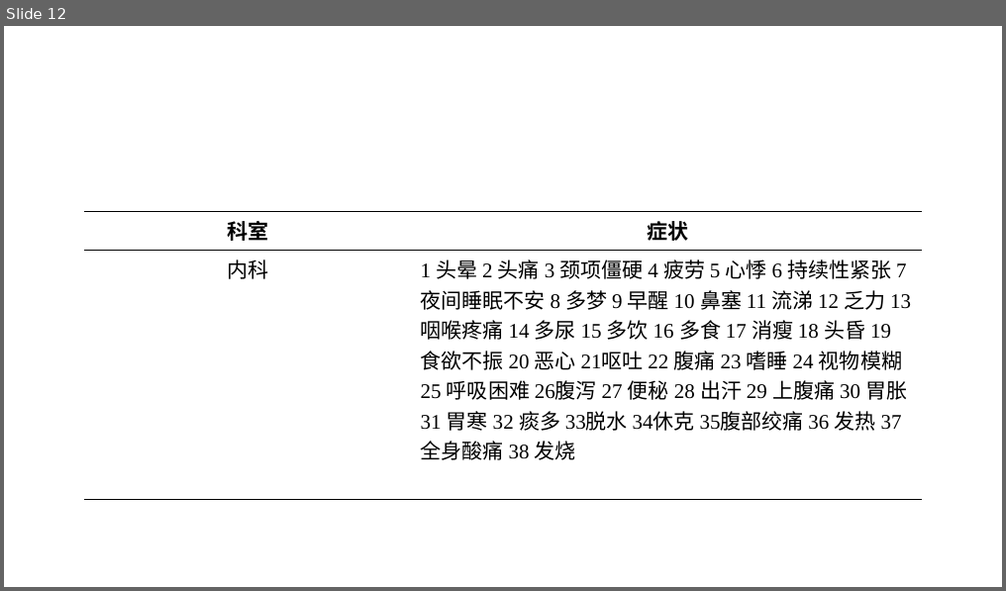
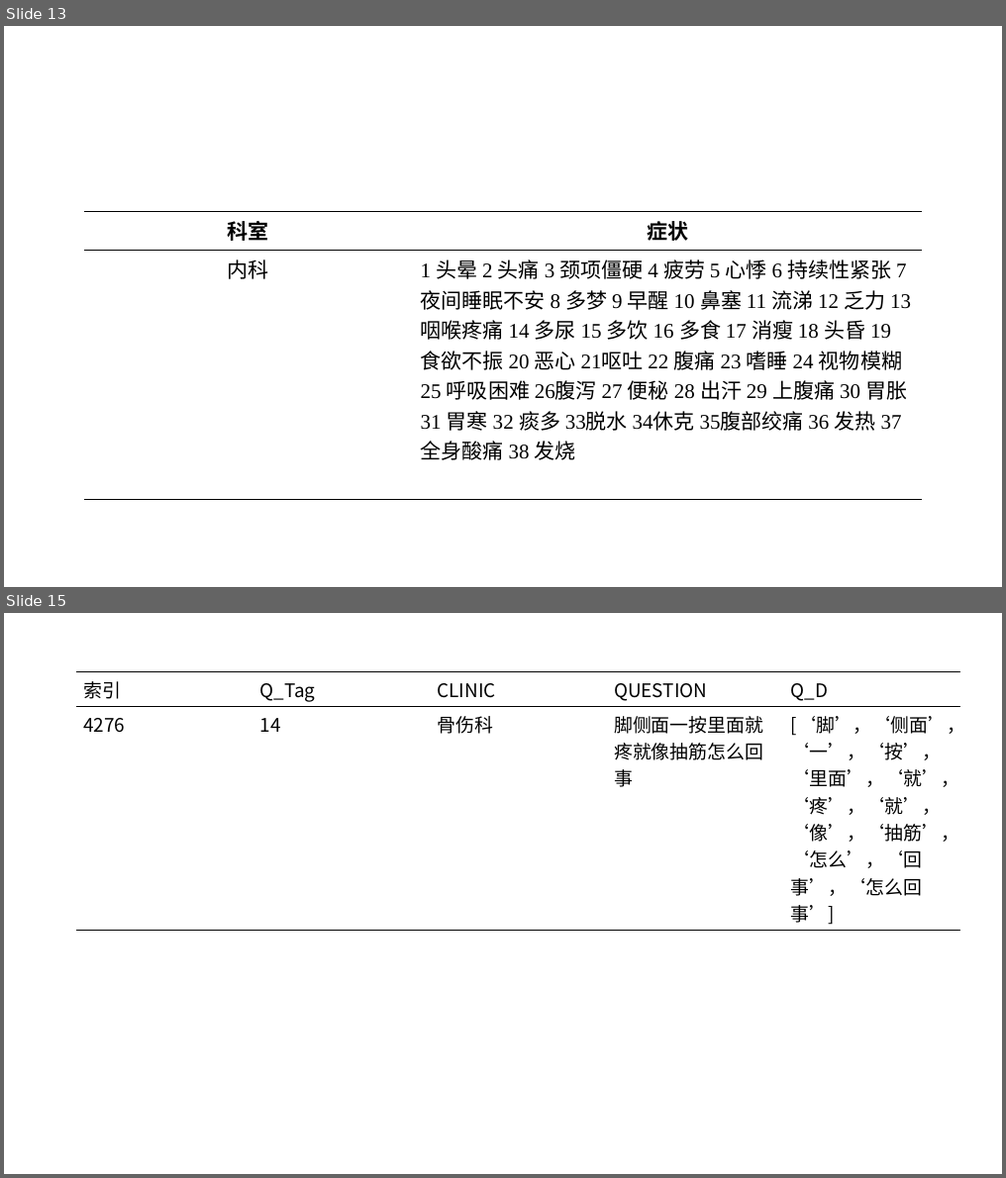
Before and after one commit to MingJerry/Guide, a slide deck: Doc/症状_科室映射图.pptx. Shown one above the other, each under a label of ours: slide 12 before the commit, slides 13 and 15 after it; the slides between them are not shown. The pictures are 1006x591 and 1006x1178 pixels, drawn with LibreOffice and Linux fonts; fonts in the diff are those of the drawing. Boxes give left, top, right and bottom in pixels: in the first picture for what was removed or moved away, otherwise in the second. Text is boxed around its words. In the diff, an @@ line names an element or a change of style, - is before the commit and + after.

```diff
--- a/Doc/症状_科室映射图.pptx
+++ b/Doc/症状_科室映射图.pptx
@@ slide 15 added at [4, 613, 1002, 1174], background #FFFFFF @@
@@ table added at [76, 672, 959, 929], 2 rows, 5 columns @@
+索引 | Q_Tag | CLINIC | QUESTION | Q_D
+4276 | 14 | 骨伤科 | 脚侧面一按里面就疼就像抽筋怎么回事 | [‘脚’，‘侧面’，‘一’，‘按’，‘里面’，‘就’，‘疼’，‘就’，‘像’，‘抽筋’，‘怎么’，‘回事’，‘怎么回事’]
@@ what was slide 12 is now slide 13 @@
```
Also in this commit, not shown: 4 other slides added, 20 other files.
